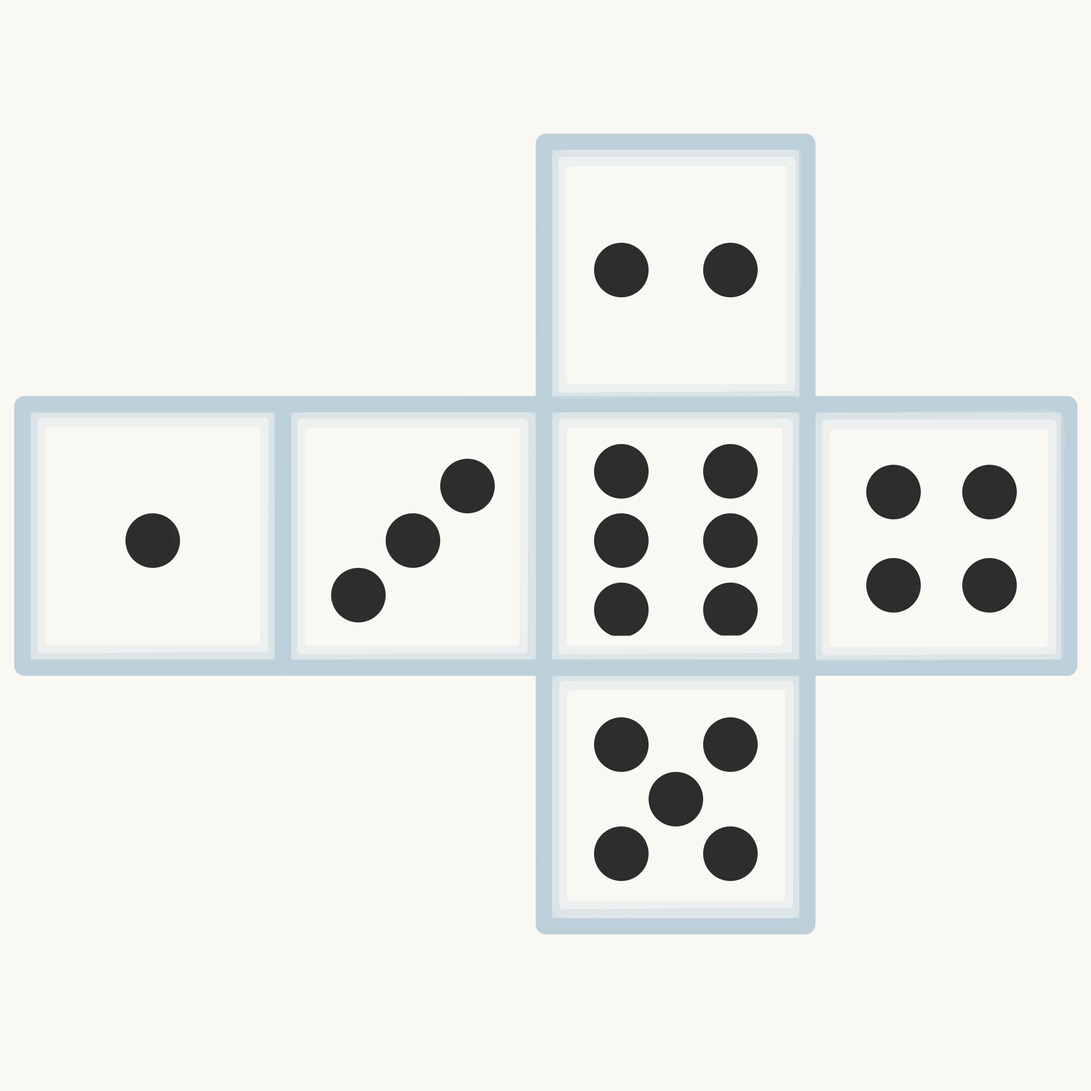
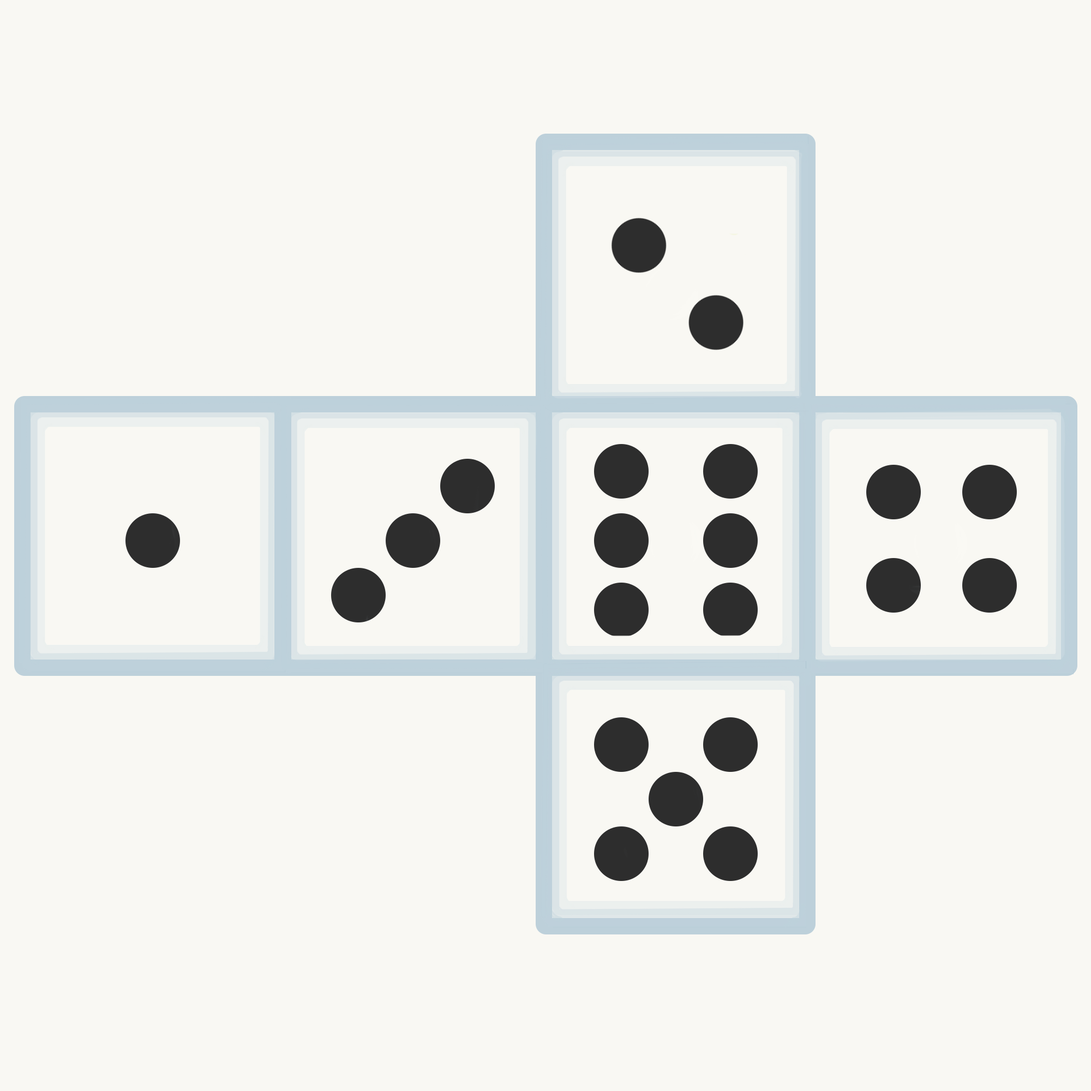
Layered file, before and after one edit (1091 x 1091). Changes by layer:
added layer "Pasted Layer #6" above "Layer #3" over [594,217,759,351]
added layer "Layer #3" above "Pasted Layer #5" over [594,217,759,327]
painted on "Pasted Layer #5" over [594,222,759,310]
